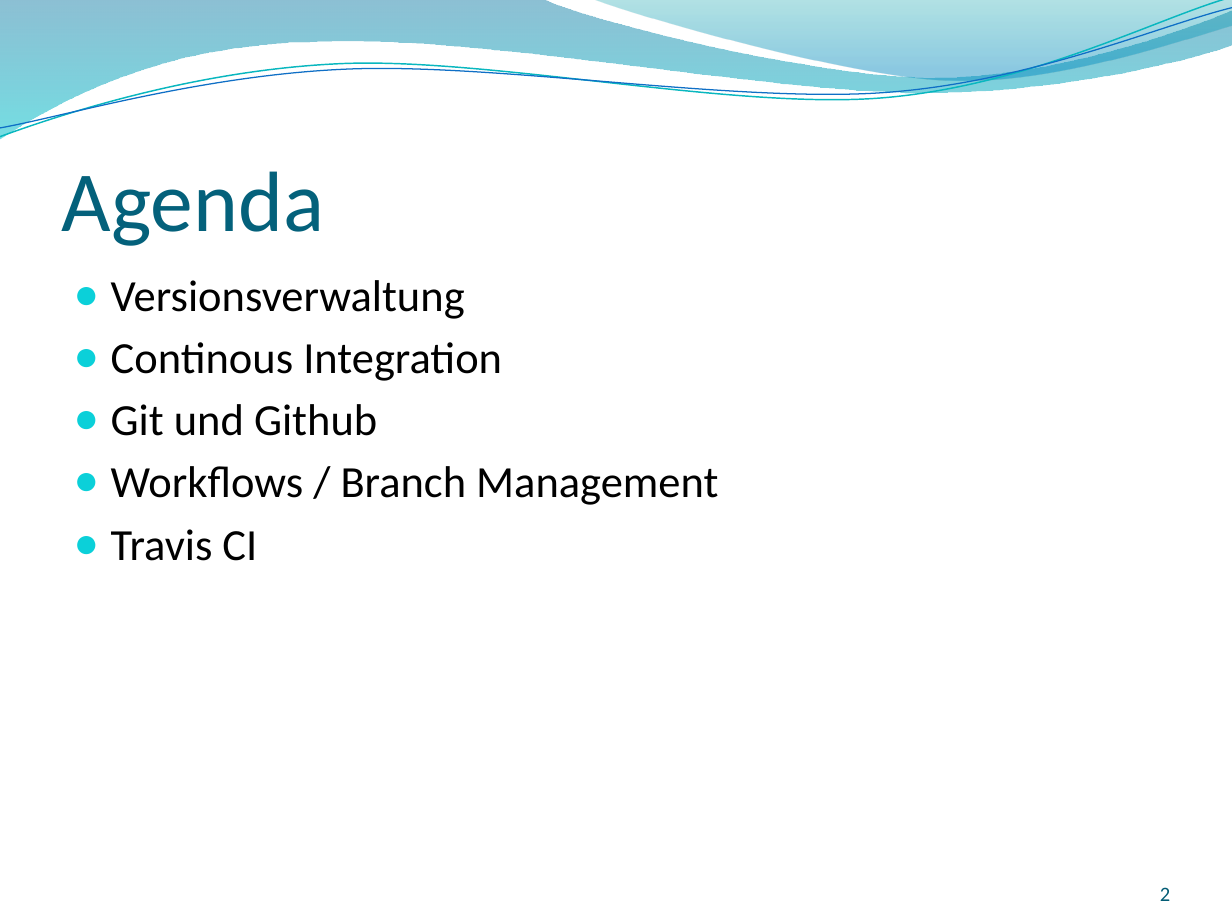
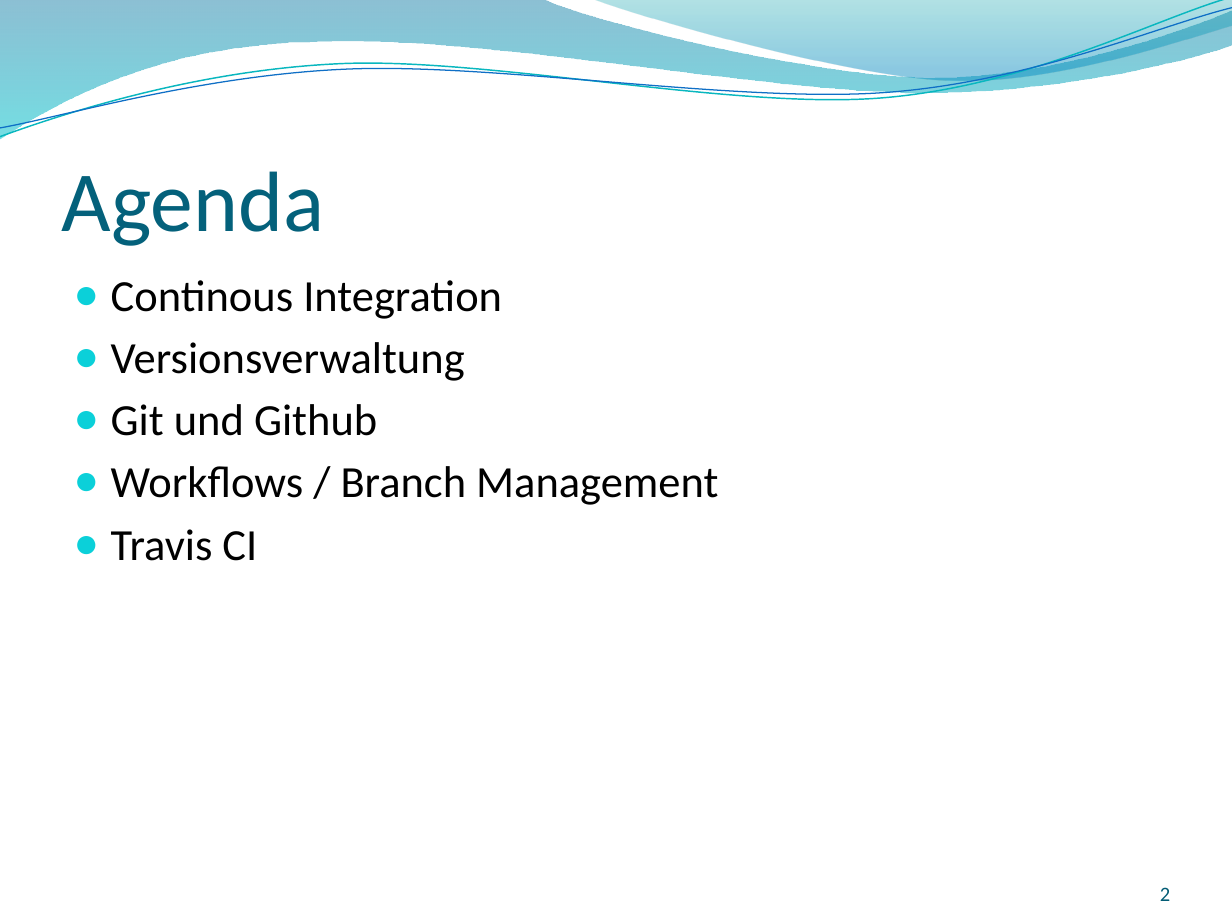
Before and after one commit to GitTyCat42/GITVortrag, a slide deck: slide 2 of SS2017_Git_2017-04-27_Nina-Stodolka_Johannes-Struzek.pptx. Drawn at 1232x924 pixels with LibreOffice and Linux fonts; fonts in the diff are those of the drawing; background and template pictures are left out. Boxes give left, top, right and bottom in pixels: in the first picture for what was removed or moved away, otherwise in the second. Text is boxed around its words. In the diff, an @@ line names an element or a change of style, - is before the commit and + after.

```diff
--- a/SS2017_Git_2017-04-27_Nina-Stodolka_Johannes-Struzek.pptx
+++ b/SS2017_Git_2017-04-27_Nina-Stodolka_Johannes-Struzek.pptx
@@ text at (111, 280, 502, 319): paragraph added @@
+● Continous Integration
@@ text at (111, 342, 502, 381): paragraph removed @@
-● Continous Integration
```
Also in this commit, not shown: 16 other slides changed.
